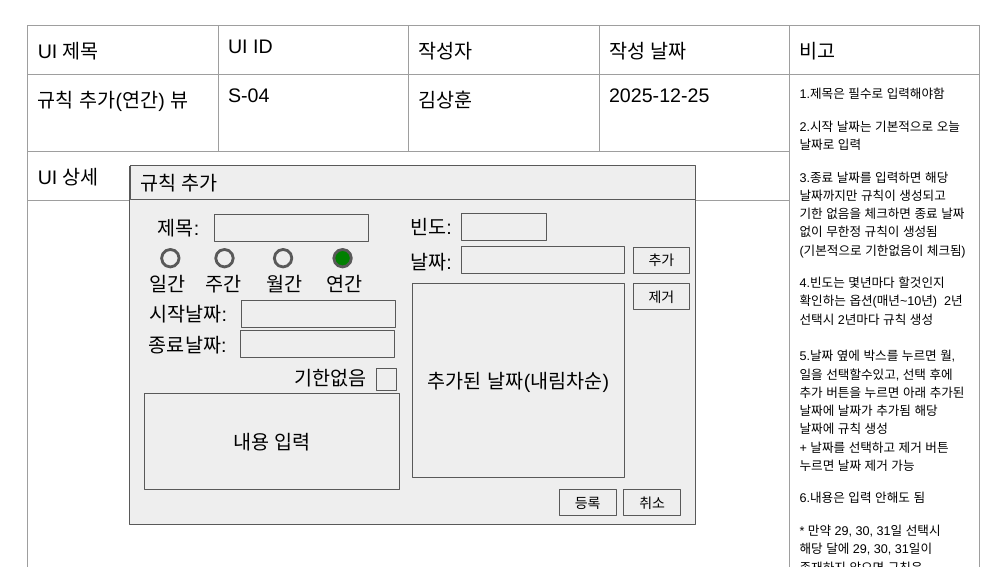
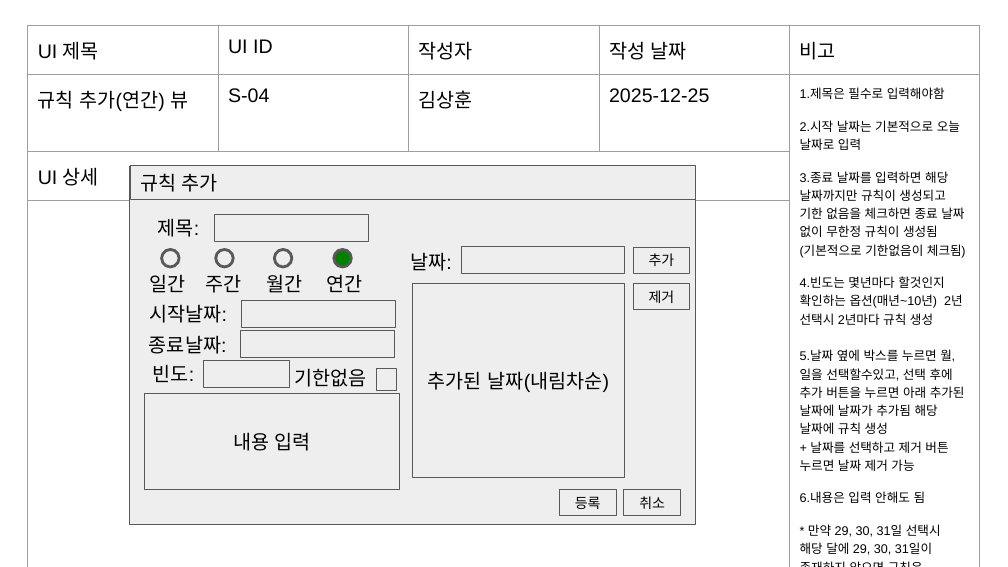
Before and after one commit to yofp1937/Todo_List, a slide deck: slide 11 of 문서/Todo_List 화면 기획서.pptx. Drawn at 1008x567 pixels with LibreOffice and Linux fonts; fonts in the diff are those of the drawing. Boxes give left, top, right and bottom in pixels: in the first picture for what was removed or moved away, otherwise in the second. Text is boxed around its words. In the diff, an @@ line names an element or a change of style, - is before the commit and + after.

```diff
--- a/문서/Todo_List 화면 기획서.pptx
+++ b/문서/Todo_List 화면 기획서.pptx
@@ text "빈도:": place and size @@
-text "빈도:" at box(410, 217, 452, 235)
+text "빈도:" at box(153, 364, 195, 382)
@@ rectangle: place and size @@
-rectangle at box(462, 214, 547, 241)
+rectangle at box(204, 360, 289, 387)
```
Also in this commit, not shown: 5 other slides changed, 43 other files.
